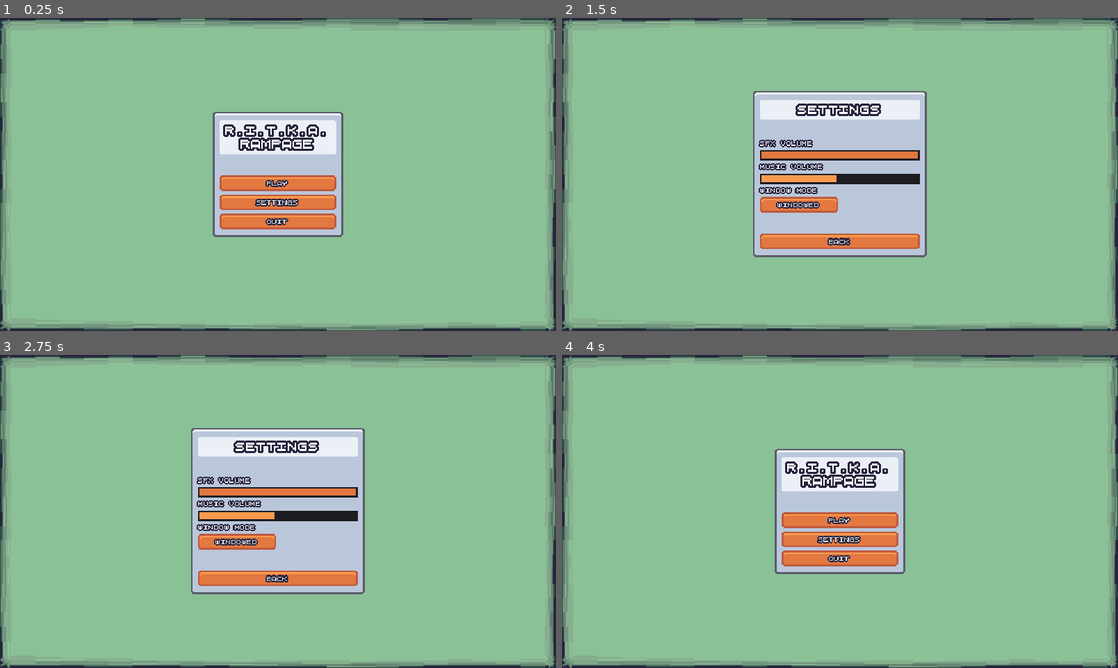
Above: before the commit, frames 1-4 (two rows, left to right).
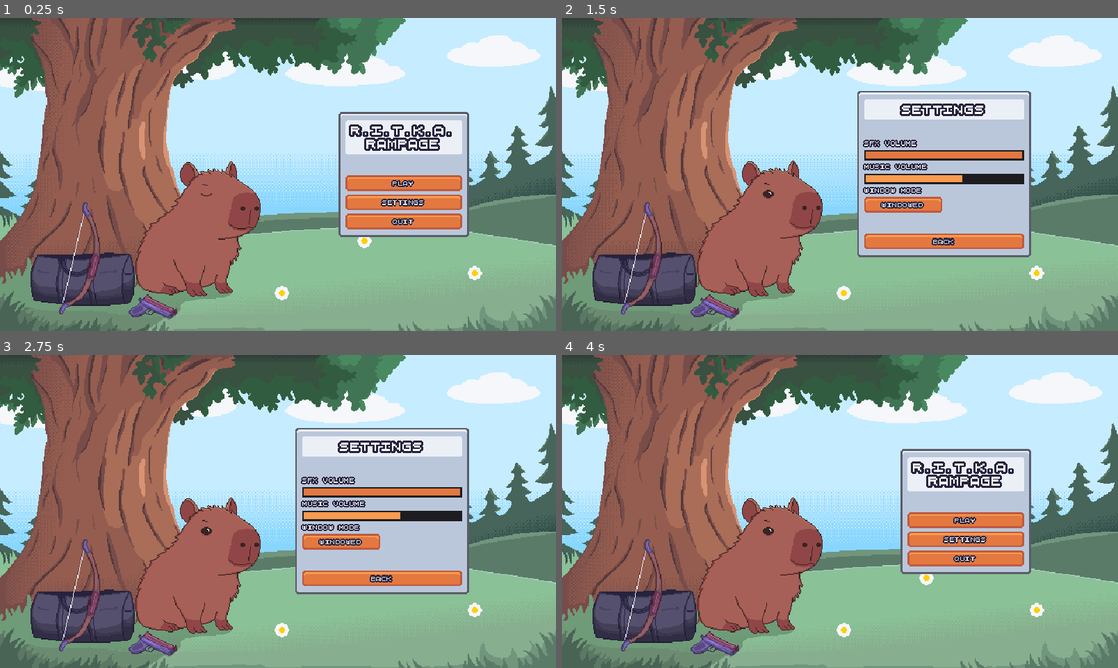
Above: after the commit, the same moments.

Repository: Sundwell/ritka-rampage
Game: Godot game, scene res://scenes/ui/menus/main_menu/main_menu.tscn
The game is run twice, just before and just after one commit, with the same random seed, the same clock (stepped at 60 frames per second) and the same inputs. Before the commit the project starts from res://scenes/ui/menus/main_menu.tscn.
Inputs:
- Up to frame 1 (0.25 s): no input
- Up to frame 2 (1.5 s): click "Settings" at 0.5 s; click "Play" at 1.25 s
- Up to frame 3 (2.75 s): click "Play" at 2 s
- Up to frame 4 (4 s): click "Windowed" at 2.75 s; click "Back" at 3.5 s

The runs differ from the first frame. In frame 1, 83% of the frame differs, in the area x 0-100%, y 0-100%; in frame 2, 81%; in frame 3, 81%; in frame 4, 83%.

Commit message:
SRR-62 - Update main menu background

Diff:
--- a/project.godot
+++ b/project.godot
@@ -11,7 +11,7 @@
 [application]
 
 config/name="R.I.T.K.A. Rampage"
-run/main_scene="res://scenes/ui/menus/main_menu.tscn"
+run/main_scene="res://scenes/ui/menus/main_menu/main_menu.tscn"
 config/features=PackedStringArray("4.3", "GL Compatibility")
 
 [autoload]
--- a/scenes/autoload/constants.gd
+++ b/scenes/autoload/constants.gd
@@ -11,8 +11,12 @@
 	PISTOL,
 }
 
+enum UIPositions {
+	CENTER,
+	RIGHT
+}
+
 const PLAYER_VIEW_RADIUS = 370.0
-
 
 const AUDIO_BUSES = {
 	"SFX": "SFX",
--- a/scenes/ui/components/app_slider.gd
+++ b/scenes/ui/components/app_slider.gd
@@ -11,7 +11,7 @@
 	audio_stream_player.bus = audio_bus_name
 
 
-func on_drag_ended(value_changed: bool):
+func on_drag_ended(new_value: bool):
 	if sound_on_drag_end:
 		audio_stream_player.pitch_scale = randf_range(0.9, 1.1)
 		audio_stream_player.play()
--- a/scenes/ui/menus/main_menu.gd
+++ b/scenes/ui/menus/main_menu/main_menu.gd
@@ -6,6 +6,7 @@
 @onready var play_button: Button = %PlayButton
 @onready var settings_button: Button = %SettingsButton
 @onready var quit_button: Button = %QuitButton
+@onready var margin_container: MarginContainer = $MarginContainer
 
 
 func _ready() -> void:
@@ -21,6 +22,7 @@
 func on_settings_pressed():
 	var settings_menu_instance = settings_scene.instantiate() as SettingsMenu
 	add_child(settings_menu_instance)
+	settings_menu_instance.set_ui_position(Constants.UIPositions.RIGHT)
 
 	settings_menu_instance.back_pressed.connect(settings_menu_instance.queue_free)
 
--- a/scenes/ui/menus/main_menu.tscn
+++ b/scenes/ui/menus/main_menu/main_menu.tscn
@@ -1,16 +1,60 @@
-[gd_scene load_steps=8 format=3 uid="uid://b4tothkjcil2f"]
+[gd_scene load_steps=15 format=3 uid="uid://b4tothkjcil2f"]
 
-[ext_resource type="Script" path="res://scenes/ui/menus/main_menu.gd" id="1_ct0pc"]
+[ext_resource type="Script" path="res://scenes/ui/menus/main_menu/main_menu.gd" id="1_ct0pc"]
 [ext_resource type="PackedScene" uid="uid://rij5bvmvffnm" path="res://scenes/ui/components/app_button.tscn" id="2_a5s15"]
 [ext_resource type="PackedScene" uid="uid://5p624wsr7m2d" path="res://scenes/ui/menus/settings_menu.tscn" id="2_movie"]
-[ext_resource type="Texture2D" uid="uid://csm3wy375fqyn" path="res://assets/environment/tileset.png" id="2_udkq3"]
 [ext_resource type="PackedScene" uid="uid://cqd01tgnwtfhh" path="res://scenes/main/main.tscn" id="3_5sin2"]
 [ext_resource type="AudioStream" uid="uid://lviwjb7tg0s3" path="res://assets/audio/music/menu.ogg" id="4_qd6dr"]
+[ext_resource type="Texture2D" uid="uid://bivyy0intsl8x" path="res://scenes/ui/menus/main_menu/main_menu.png" id="7_j3bhj"]
+[ext_resource type="Script" path="res://scenes/ui/menus/main_menu/menu_background.gd" id="7_lv2uk"]
 
 [sub_resource type="AudioStreamPlaylist" id="AudioStreamPlaylist_b2ryu"]
 fade_time = 1.0
 stream_count = 1
 stream_0 = ExtResource("4_qd6dr")
+
+[sub_resource type="AtlasTexture" id="AtlasTexture_j8bes"]
+atlas = ExtResource("7_j3bhj")
+region = Rect2(2560, 0, 640, 360)
+
+[sub_resource type="AtlasTexture" id="AtlasTexture_x6rji"]
+atlas = ExtResource("7_j3bhj")
+region = Rect2(0, 0, 640, 360)
+
+[sub_resource type="AtlasTexture" id="AtlasTexture_ii5qn"]
+atlas = ExtResource("7_j3bhj")
+region = Rect2(640, 0, 640, 360)
+
+[sub_resource type="AtlasTexture" id="AtlasTexture_17d7n"]
+atlas = ExtResource("7_j3bhj")
+region = Rect2(1280, 0, 640, 360)
+
+[sub_resource type="AtlasTexture" id="AtlasTexture_4qw88"]
+atlas = ExtResource("7_j3bhj")
+region = Rect2(1920, 0, 640, 360)
+
+[sub_resource type="SpriteFrames" id="SpriteFrames_mor7a"]
+animations = [{
+"frames": [{
+"duration": 1.0,
+"texture": SubResource("AtlasTexture_x6rji")
+}, {
+"duration": 1.0,
+"texture": SubResource("AtlasTexture_ii5qn")
+}, {
+"duration": 1.0,
+"texture": SubResource("AtlasTexture_17d7n")
+}, {
+"duration": 1.0,
+"texture": SubResource("AtlasTexture_4qw88")
+}, {
+"duration": 10.0,
+"texture": SubResource("AtlasTexture_j8bes")
+}],
+"loop": true,
+"name": &"default",
+"speed": 10.0
+}]
 
 [node name="MainMenu" type="CanvasLayer"]
 script = ExtResource("1_ct0pc")
@@ -22,26 +66,18 @@
 autoplay = true
 bus = &"Music"
 
-[node name="ColorRect" type="ColorRect" parent="."]
+[node name="TextureRect" type="TextureRect" parent="."]
 anchors_preset = 15
 anchor_right = 1.0
 anchor_bottom = 1.0
 grow_horizontal = 2
 grow_vertical = 2
-color = Color(0.14902, 0.137255, 0.239216, 1)
+texture = SubResource("AtlasTexture_j8bes")
+script = ExtResource("7_lv2uk")
+sprite_frames = SubResource("SpriteFrames_mor7a")
 
-[node name="NinePatchRect" type="NinePatchRect" parent="."]
-anchors_preset = 15
-anchor_right = 1.0
-anchor_bottom = 1.0
-grow_horizontal = 2
-grow_vertical = 2
-texture = ExtResource("2_udkq3")
-region_rect = Rect2(32, 0, 48, 48)
-patch_margin_left = 13
-patch_margin_top = 14
-patch_margin_right = 13
-patch_margin_bottom = 14
+[node name="Timer" type="Timer" parent="TextureRect"]
+one_shot = true
 
 [node name="MarginContainer" type="MarginContainer" parent="."]
 anchors_preset = 15
@@ -49,11 +85,13 @@
 anchor_bottom = 1.0
 grow_horizontal = 2
 grow_vertical = 2
+size_flags_horizontal = 4
+theme_override_constants/margin_right = 100
 
 [node name="PanelContainer" type="PanelContainer" parent="MarginContainer"]
 custom_minimum_size = Vector2(150, 0)
 layout_mode = 2
-size_flags_horizontal = 4
+size_flags_horizontal = 8
 size_flags_vertical = 4
 
 [node name="MarginContainer" type="MarginContainer" parent="MarginContainer/PanelContainer"]
--- /dev/null
+++ b/scenes/ui/menus/main_menu/menu_background.gd
@@ -0,0 +1,35 @@
+@tool
+extends TextureRect
+
+@export var sprite_frames: SpriteFrames
+var frames_count: int
+var current_frame := 0
+
+@onready var timer: Timer = $Timer
+
+
+func _ready() -> void:
+	frames_count = sprite_frames.get_frame_count('default')
+	timer.timeout.connect(_on_timer_timeout)
+	_process_animation()
+
+
+func _process_animation():
+	var frame_info = _get_frame_info()
+	texture = frame_info['texture']
+	current_frame = (current_frame + 1) % frames_count
+
+	timer.wait_time = frame_info['duration']
+	timer.start()
+
+
+func _get_frame_info() -> Dictionary:
+	var animation_fps: float = sprite_frames.get_animation_speed('default')
+	return {
+		'texture': sprite_frames.get_frame_texture('default', current_frame),
+		'duration': sprite_frames.get_frame_duration('default', current_frame) / animation_fps,
+	}
+
+
+func _on_timer_timeout():
+	_process_animation()
--- a/scenes/ui/menus/settings_menu.gd
+++ b/scenes/ui/menus/settings_menu.gd
@@ -7,6 +7,8 @@
 @onready var music_slider: HSlider = %MusicSlider
 @onready var window_mode_button: Button = %WindowButton
 @onready var back_button: Button = %BackButton
+@onready var margin_container: MarginContainer = $MarginContainer
+@onready var panel_container: PanelContainer = $MarginContainer/PanelContainer
 
 
 func _ready() -> void:
@@ -16,6 +18,13 @@
 	back_button.pressed.connect(on_back_pressed)
 
 	update_displayed_values()
+
+
+func set_ui_position(position: Constants.UIPositions = Constants.UIPositions.CENTER):
+	match position:
+		Constants.UIPositions.RIGHT:
+			margin_container.add_theme_constant_override('margin_right', 100)
+			panel_container.size_flags_horizontal = Control.SIZE_SHRINK_END
 
 
 func update_window_mode_display():
Binary file added: scenes/ui/menus/main_menu/main_menu.png
Not shown, added: scenes/ui/menus/main_menu/main_menu.png.import
